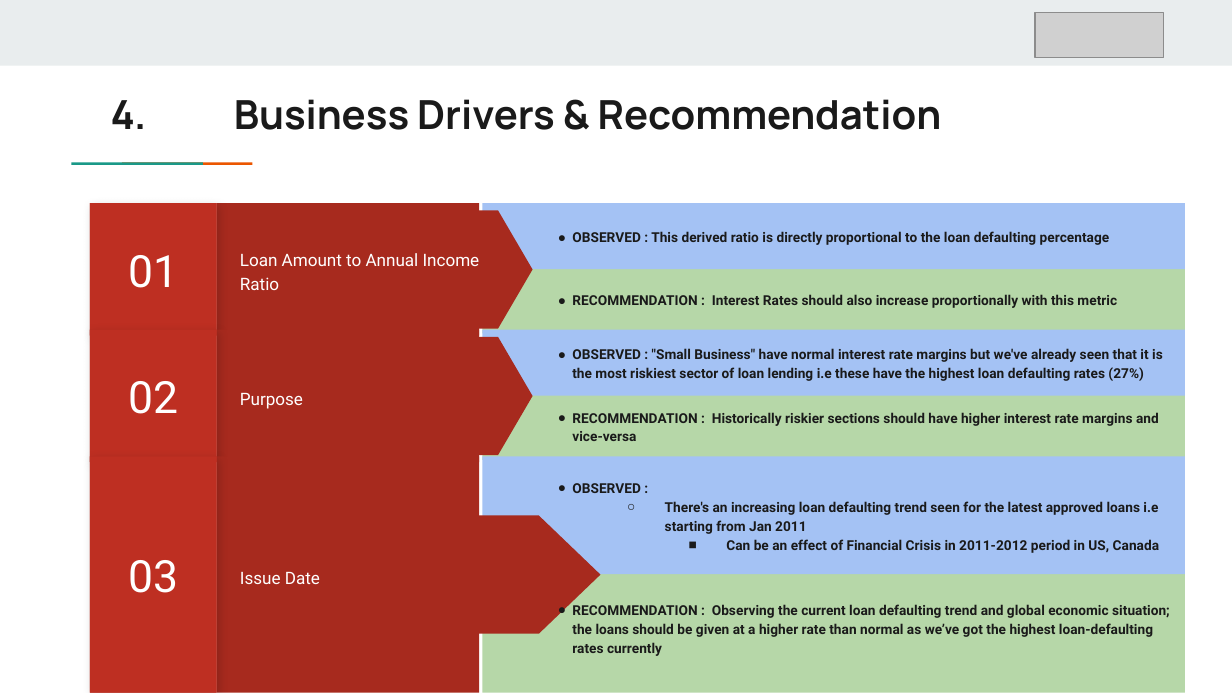
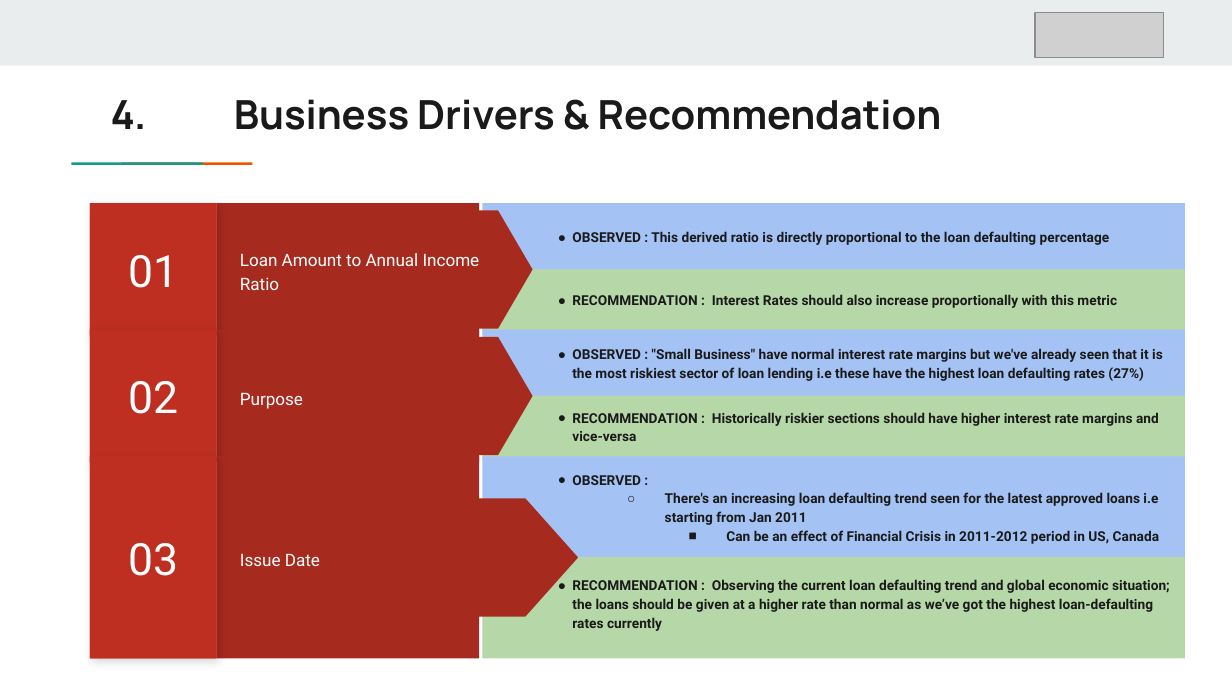
Before and after one commit to kranthik13/Lending-Club-Case-Study, a slide deck: slide 33 of EDA-results.pptx. Drawn at 1232x693 pixels with LibreOffice and Linux fonts; fonts in the diff are those of the drawing; grey boxes stand for pictures. Boxes give left, top, right and bottom in pixels: in the first picture for what was removed or moved away, otherwise in the second. Text is boxed around its words. In the diff, an @@ line names an element or a change of style, - is before the commit and + after.

```diff
--- a/EDA-results.pptx
+++ b/EDA-results.pptx
@@ rectangle "03": place and size @@
-rectangle "03" at <box>90,456,217,692</box>
+rectangle "03" at <box>90,456,217,658</box>
@@ rectangle: place and size @@
-rectangle at <box>90,456,217,692</box>
+rectangle at <box>90,456,217,658</box>
@@ rectangle: place and size @@
-rectangle at <box>217,456,479,692</box>
+rectangle at <box>217,456,479,658</box>
@@ flow chart offpage connector: place and size @@
-flow chart offpage connector at <box>369,456,523,693</box>
+flow chart offpage connector at <box>369,456,523,659</box>
@@ rectangle: place and size @@
-rectangle at <box>483,456,1185,574</box>
+rectangle at <box>483,456,1185,557</box>
@@ text "OBSERVED :": place and size @@
-text "OBSERVED :" at <box>572,483,1159,553</box>
+text "OBSERVED :" at <box>572,475,1159,544</box>
@@ text "Issue Date": place and size @@
-text "Issue Date" at <box>240,572,320,584</box>
+text "Issue Date" at <box>240,554,320,566</box>
@@ rectangle: place and size @@
-rectangle at <box>483,567,1185,692</box>
+rectangle at <box>483,551,1185,658</box>
@@ text "RECOMMENDATION : Observing the current ...": place and size @@
-text "RECOMMENDATION : Observing the current ..." at <box>572,604,1170,656</box>
+text "RECOMMENDATION : Observing the current ..." at <box>572,579,1170,631</box>
```
Also in this commit, not shown: 1 other file.
